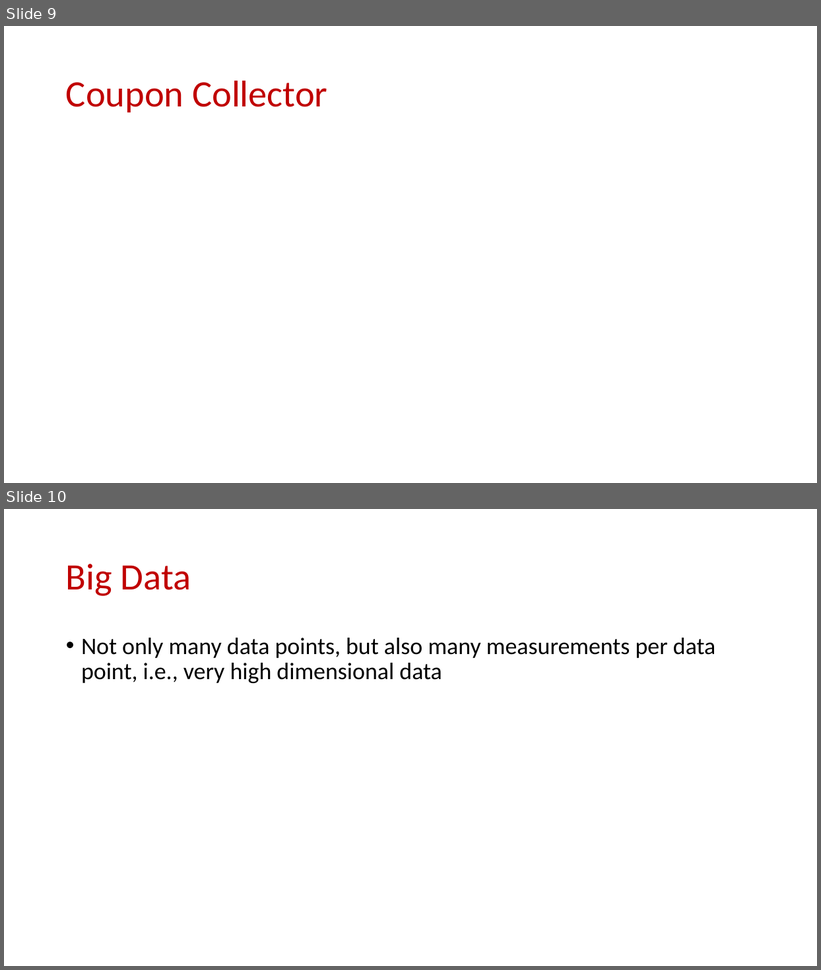
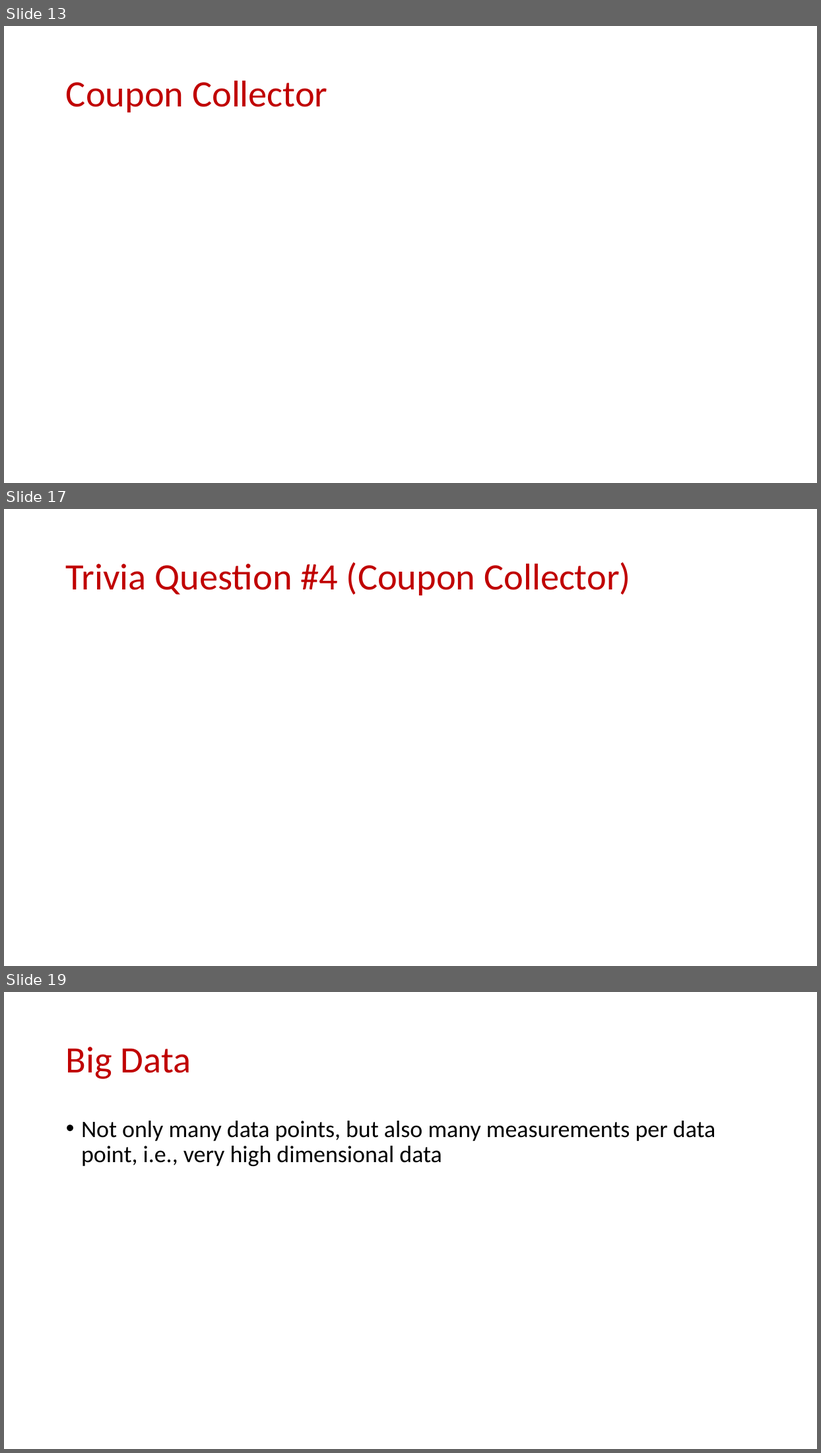
Before and after one commit to samsonzhou/samsonzhou.github.io, a slide deck: CSCE689-23/L7.pptx. Shown one above the other, each under a label of ours: slides 9 and 10 before the commit, slides 13, 17 and 19 after it; the slides between them are not shown. The pictures are 821x970 and 821x1453 pixels, drawn with LibreOffice and Linux fonts; fonts in the diff are those of the drawing; grey boxes stand for pictures. Boxes give left, top, right and bottom in pixels: in the first picture for what was removed or moved away, otherwise in the second. Text is boxed around its words. In the diff, an @@ line names an element or a change of style, - is before the commit and + after.

```diff
--- a/CSCE689-23/L7.pptx
+++ b/CSCE689-23/L7.pptx
@@ slide 17 added at bbox=[4, 509, 817, 966], background #FFFFFF @@
@@ title added at bbox=[66, 562, 630, 595], 44 pt, text #C00000 @@
+Trivia Question #4 (Coupon Collector)
@@ what was slide 9 is now slide 13 @@
@@ what was slide 10 is now slide 19 @@
```
Also in this commit, not shown: 1 slide changed, 24 other slides added, 1 slide removed.
